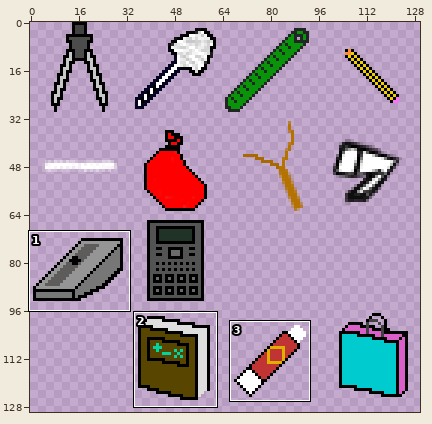
Sprite sheet: Proyecto/RedBrickSky/images/weaponsSet.png. Above: a wide view before the commit, with the close-up outlined.
Close-up. As it was:
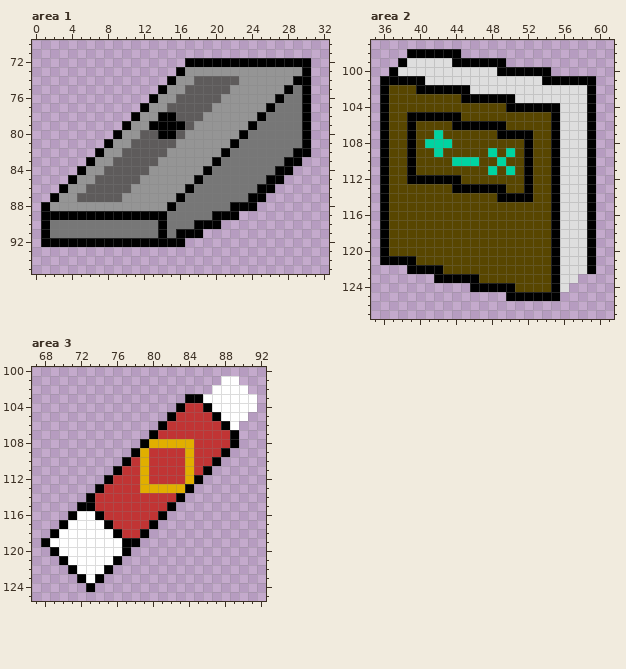
The file is 256x256 pixels. Pixels under 10% opacity are left out. Colours within 5 levels of each other are drawn and written as one. Shown: area 1: x 0..32, y 70..95; area 2: x 35..61, y 97..127; area 3: x 67..92, y 100..125. The wide view leaves out empty margins. The commit also changed other parts of the picture, which this record leaves out.
The result:
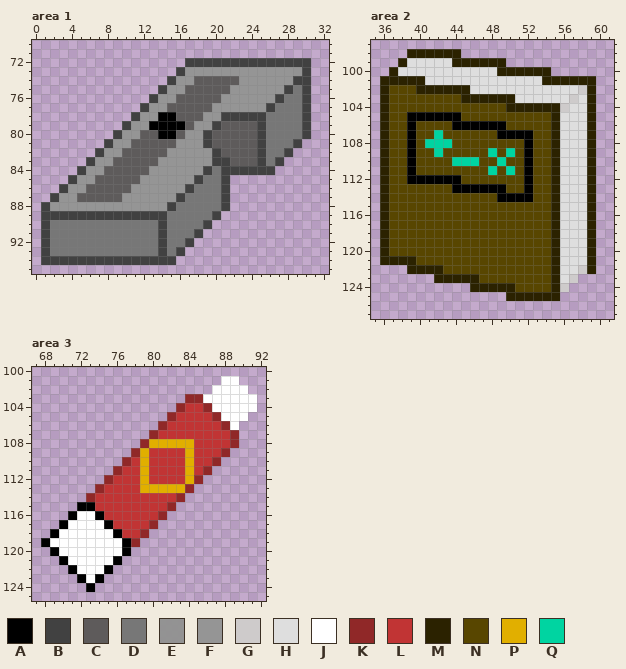
Palette (. is transparent): A #000000  B #414141  C #5e5b5b  D #777777  E #929292f9  F #959595  G #cecbcb  H #dedede  J #ffffff  K #902828  L #c13434  M #2b2200  N #584600  P #e1af00  Q #00d4a1
The edit:
--- area 1
@@ x 0..32 @@
 71 .................................
-72 .................AAAAAAAAAAAAAA..
-73 ................AFFFFFFFFFFFFEA..
-74 ...............AFFCCCCCFFFFFFAA..
-75 ..............AFFCCCCCFFFFFFADA..
-76 .............AFFCCCCCFFFFFFADDA..
-77 ............AFFCCCCCFFFFFFADDDA..
-78 ...........AFFAACCCFFFFFFADDDDA..
-79 ..........AFFAAAACFFFFFFADDDDDA..
-80 .........AFFCCAACFFFFFFADDDDDDA..
-81 ........AFFCCCCCFFFFFFADDDDDDDA..
-82 .......AFFCCCCCFFFFFFADDDDDDDAA..
-83 ......AFFCCCCCFFFFFFADDDDDDDAA...
-84 .....AFFCCCCCFFFFFFADDDDDDDAA....
-85 ....AFFCCCCCFFFFFFADDDDDDDAA.....
-86 ...AFFCCCCCFFFFFFADDDDDDDAA......
-87 ..AFFCCCCCFFFFFFADDDDDDDAA.......
-88 .AFFFFFFFFFFFFFADDDDDDAAA........
-89 .AAAAAAAAAAAAAADDDDDAAA..........
-90 .ADDDDDDDDDDDDADDDAAA............
-91 .ADDDDDDDDDDDDADAAA..............
-92 .AAAAAAAAAAAAAAAA................
-93 .................................
-94 .................................
+72 .................BBBBBBBBBBBBBB..
+73 ................BFFFFFFFFFFFFEB..
+74 ...............BFFCCCCCFFFFFFBB..
+75 ..............BFFCCCCCFFFFFFBDB..
+76 .............BFFCCCCCFFFFFFBDDB..
+77 ............BFFCCCCCFFFFFFBDDDB..
+78 ...........BFFAACCCFFBBBBBDDDDB..
+79 ..........BFFAAAACFFBCCCCBDDDDB..
+80 .........BFFCCAACFFBCCCCCBDDDDB..
+81 ........BFFCCCCCFFFBCCCCCBDDDB...
+82 .......BFFCCCCCFFFFFBCCCCBDDB....
+83 ......BFFCCCCCFFFFFFBBCCCBDB.....
+84 .....BFFCCCCCFFFFFFBDBBBBBB......
+85 ....BFFCCCCCFFFFFFBDDB...........
+86 ...BFFCCCCCFFFFFFBDDDB...........
+87 ..BFFCCCCCFFFFFFBDDDDB...........
+88 .BFFFFFFFFFFFFFBDDDDDB...........
+89 .BBBBBBBBBBBBBBDDDDDB............
+90 .BDDDDDDDDDDDDBDDDDB.............
+91 .BDDDDDDDDDDDDBDDDB..............
+92 .BDDDDDDDDDDDDBDDB...............
+93 .BDDDDDDDDDDDDBDB................
+94 .BBBBBBBBBBBBBBB.................
 95 .................................
--- area 2
@@ x 35..61 @@
  97 ...........................
- 98 ....AAAAAA.................
- 99 ...AHHHHHAAAAAA............
-100 ..AHHHHHHHHHHHAAAAAA.......
-101 .AAAAAHHHHHHHHHHHHHAAAAAA..
-102 .ANNNAAAAAAHHHHHHHHHHHHHA..
-103 .ANNNNNNNNAAAAAAHHHHHHHHA..
-104 .ANNNNNNNNNNNNNAAAAAAHHHA..
-105 .ANNAAAAAANNNNNNNNNNAHHHA..
-106 .ANNANNNNAAAAAANNNNNAHHHA..
-107 .ANNANNQNNNNNNAAAANNAHHHA..
-108 .ANNANQQQNNNNNNNNANNAHHHA..
-109 .ANNANNQNNNNNQNQNANNAHHHA..
-110 .ANNANNNNQQQNNQNNANNAHHHA..
-111 .ANNANNNNNNNNQNQNANNAHHHA..
-112 .ANNAAAAAANNNNNNNANNAHHHA..
-113 .ANNNNNNNAAAAAANNANNAHHHA..
-114 .ANNNNNNNNNNNNAAAANNAHHHA..
-115 .ANNNNNNNNNNNNNNNNNNAHHHA..
-116 .ANNNNNNNNNNNNNNNNNNAHHHA..
-117 .ANNNNNNNNNNNNNNNNNNAHHHA..
-118 .ANNNNNNNNNNNNNNNNNNAHHHA..
-119 .ANNNNNNNNNNNNNNNNNNAHHHA..
-120 .ANNNNNNNNNNNNNNNNNNAHHHA..
-121 .AAAANNNNNNNNNNNNNNNAHHHA..
-122 ....AAAANNNNNNNNNNNNAHHHA..
-123 .......AAAAANNNNNNNNAHH....
-124 ...........AAAAANNNNAH.....
-125 ...............AAAAAA......
+ 98 ....MMMMMM.................
+ 99 ...MHHHHHMMMMMM............
+100 ..MHHHHHHHHHHHMMMMMM.......
+101 .MMMMMHHHHHHHHHHHHHMMMMMM..
+102 .MNNNMMMMMMHHHHHHHHHHHHGM..
+103 .MNNNNNNNNMMMMMMHHHHHHGHM..
+104 .MNNNNNNNNNNNNNMMMMMMGHHM..
+105 .MNNAAAAAANNNNNNNNNNMHHHM..
+106 .MNNANNNNAAAAAANNNNNMHHHM..
+107 .MNNANNQNNNNNNAAAANNMHHHM..
+108 .MNNANQQQNNNNNNNNANNMHHHM..
+109 .MNNANNQNNNNNQNQNANNMHHHM..
+110 .MNNANNNNQQQNNQNNANNMHHHM..
+111 .MNNANNNNNNNNQNQNANNMHHHM..
+112 .MNNAAAAAANNNNNNNANNMHHHM..
+113 .MNNNNNNNAAAAAANNANNMHHHM..
+114 .MNNNNNNNNNNNNAAAANNMHHHM..
+115 .MNNNNNNNNNNNNNNNNNNMHHHM..
+116 .MNNNNNNNNNNNNNNNNNNMHHHM..
+117 .MNNNNNNNNNNNNNNNNNNMHHHM..
+118 .MNNNNNNNNNNNNNNNNNNMHHHM..
+119 .MNNNNNNNNNNNNNNNNNNMHHHM..
+120 .MNNNNNNNNNNNNNNNNNNMHHHM..
+121 .MMMMNNNNNNNNNNNNNNNMHHHM..
+122 ....MMMMNNNNNNNNNNNNMHHGM..
+123 .......MMMMMNNNNNNNNMHG....
+124 ...........MMMMMNNNNMG.....
+125 ...............MMMMMM......
 126 ...........................
--- area 3
@@ x 67..92 @@
 102 ....................JJJJ..
-103 .................AAJJJJJJ.
-104 ................ALLAJJJJJ.
-105 ...............ALLLLAJJJ..
-106 ..............ALLLLLLAJ...
-107 .............ALLLLLLLLA...
-108 ............APPPPPLLLLA...
-109 ...........APLLLLPLLLA....
-110 ..........ALPLLLLPLLA.....
-111 .........ALLPLLLLPLA......
-112 ........ALLLPLLLLPA.......
-113 .......ALLLLPPPPPA........
-114 ......ALLLLLLLLLA.........
-115 .....AALLLLLLLLA..........
-116 ....AJJALLLLLLA...........
-117 ...AJJJJALLLLA............
-118 ..AJJJJJJALLA.............
-119 .AJJJJJJJJAA..............
+103 .................KKJJJJJJ.
+104 ................KLLKJJJJJ.
+105 ...............KLLLLKJJJ..
+106 ..............KLLLLLLKJ...
+107 .............KLLLLLLLLK...
+108 ............KPPPPPLLLLK...
+109 ...........KPLLLLPLLLK....
+110 ..........KLPLLLLPLLK.....
+111 .........KLLPLLLLPLK......
+112 ........KLLLPLLLLPK.......
+113 .......KLLLLPPPPPK........
+114 ......KLLLLLLLLLK.........
+115 .....AALLLLLLLLK..........
+116 ....AJJALLLLLLK...........
+117 ...AJJJJALLLLK............
+118 ..AJJJJJJALLK.............
+119 .AJJJJJJJJAK..............
 120 ..AJJJJJJJA...............
